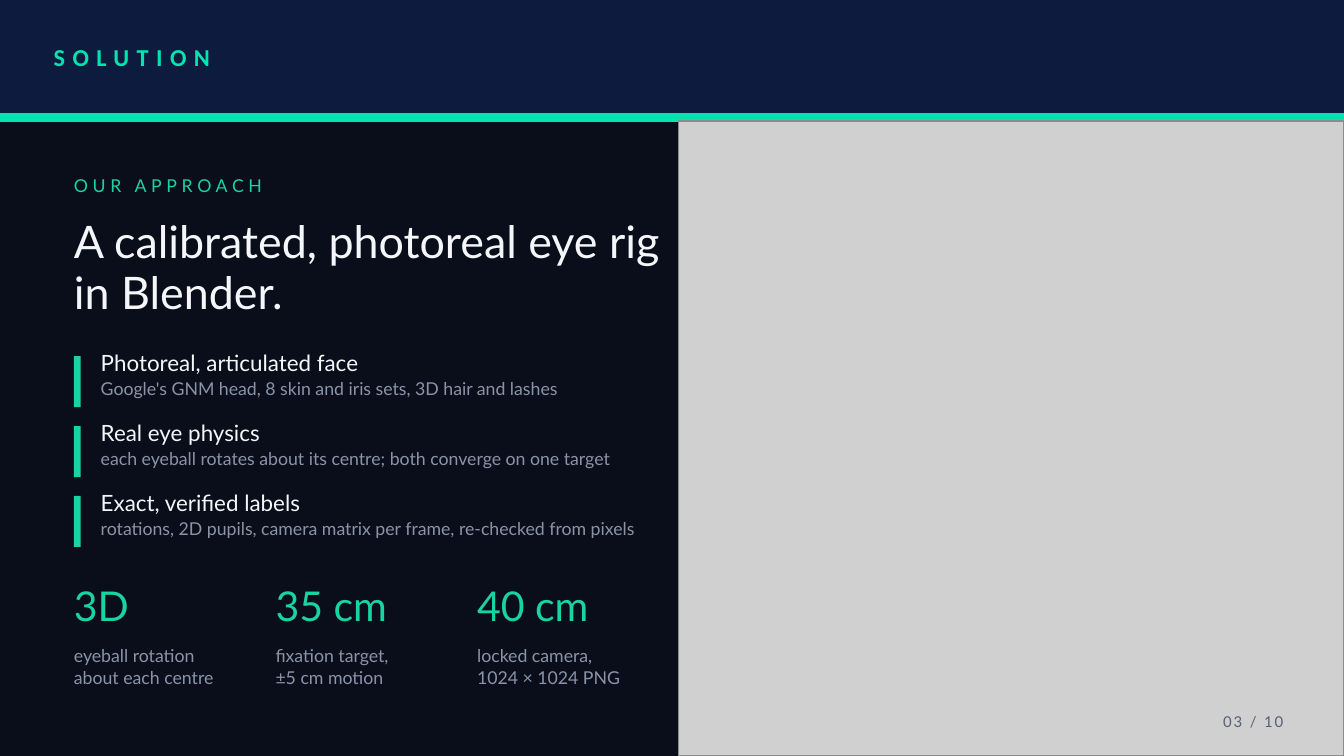
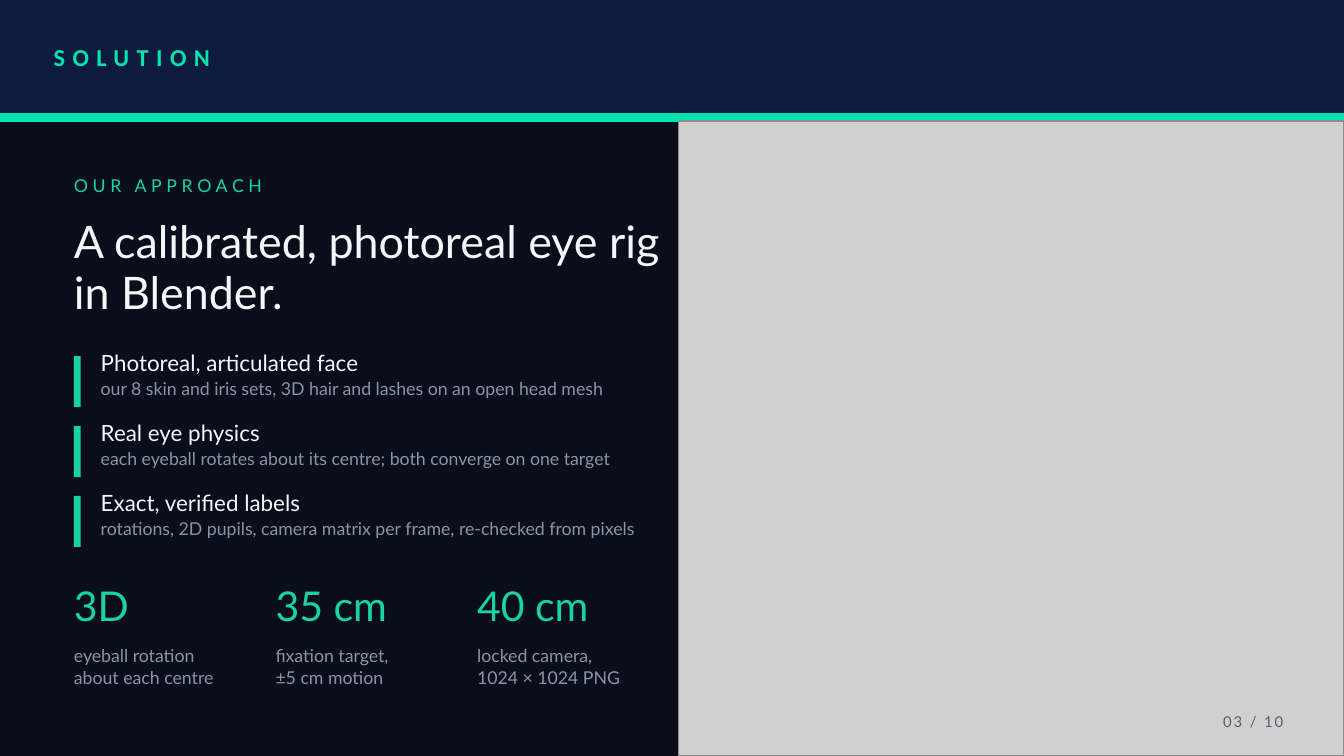
Before and after one commit to rocklef/xr-hackathon-track1, a slide deck: slide 3 of presentation/SRMIST_Rocklef.pptx. Drawn at 1344x756 pixels with LibreOffice and Linux fonts; fonts in the diff are those of the drawing; grey boxes stand for pictures. Boxes give left, top, right and bottom in pixels: in the first picture for what was removed or moved away, otherwise in the second. Text is boxed around its words. In the diff, an @@ line names an element or a change of style, - is before the commit and + after.

```diff
--- a/presentation/SRMIST_Rocklef.pptx
+++ b/presentation/SRMIST_Rocklef.pptx
@@ text at [101, 382, 602, 398]: text changed @@
-Google's GNM head, 8 skin and iris sets, 3D hair and lashes
+our 8 skin and iris sets, 3D hair and lashes on an open head mesh
```
Also in this commit, not shown: 2 other slides changed, 7 other files.
